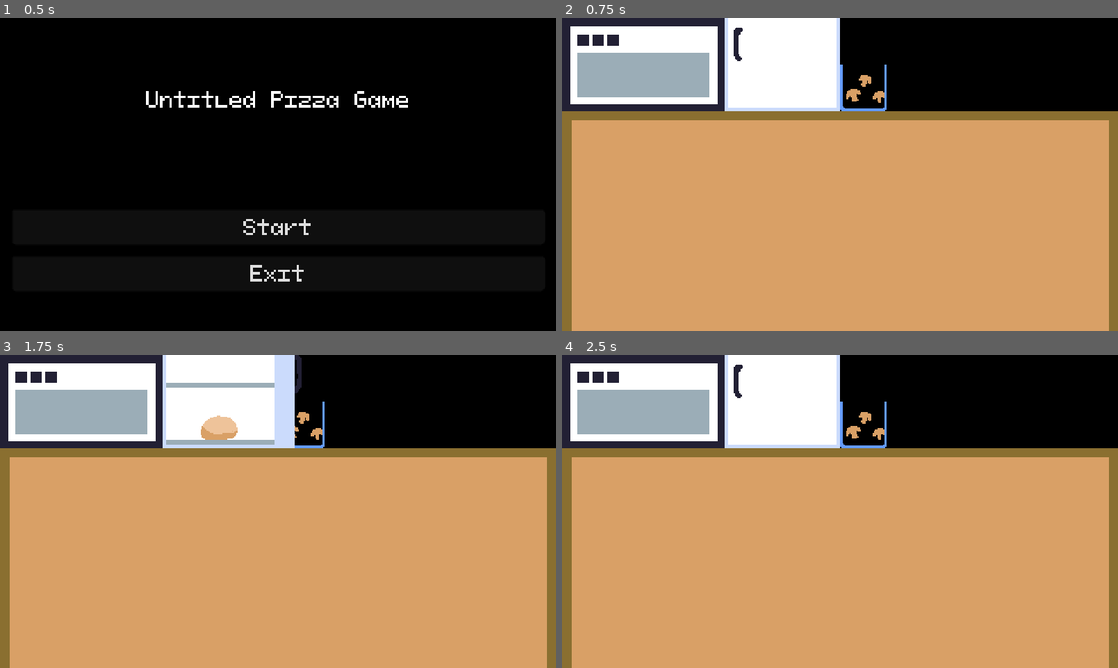
Above: before the commit, frames 1-4 (two rows, left to right).
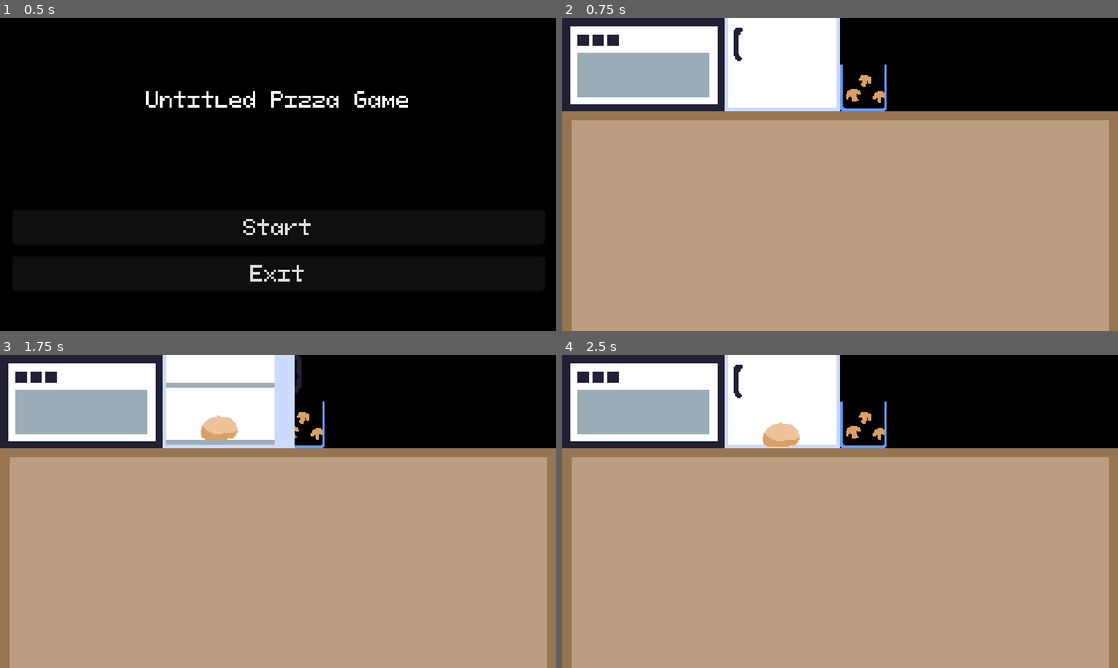
Above: after the commit, the same moments.

Repository: martindzejky/pizza-game
Game: Godot game, scene res://scenes/start.tscn
The game is run twice, just before and just after one commit, with the same random seed, the same clock (stepped at 60 frames per second) and the same inputs.
Inputs (mouse positions are in pixels of both pictures, inside the frame that each line leads up to):
- Up to frame 1 (0.5 s): no input
- Up to frame 2 (0.75 s): click "Start" at 0.5 s
- Up to frame 3 (1.75 s): tap Enter at 1.25 s; move the mouse to (233, 401) at 1.27 s; click (233, 401) at 1.42 s
- Up to frame 4 (2.5 s): tap Space at 2 s; move the mouse to (778, 426) at 2.02 s; click (778, 426) at 2.17 s

Frame 1 is identical in both runs. In frame 2, 70% of the frame differs, in the area x 0-100%, y 29-100%; in frame 3, 70%; in frame 4, 71%, in the area x 0-100%, y 21-100%.

Commit message:
pick and drop dough

Diff:
--- /dev/null
+++ b/autoload/hand.gd
@@ -0,0 +1,18 @@
+extends Node
+
+# stores global state about what is currently being carried in hand
+
+var carring: Node
+
+
+func pick(node: Node):
+    carring = node
+
+func drop():
+    # Wait for the next frame to drop the node. That is so in the current frame other nodes
+    # can react to the fact that the node is being dropped.
+    await get_tree().create_timer(0)
+    carring = null
+
+func isEmpty() -> bool:
+    return not carring
--- a/objects/dough/dough-fridge.gd
+++ b/objects/dough/dough-fridge.gd
@@ -1,9 +1,20 @@
 extends Node2D
 
 
+@export var doughObject: PackedScene
+
+
 func _onInputEvent(viewport: Node, event: InputEvent, shapeId: int) -> void:
-	if event is InputEventMouseButton:
-		if event.button_index == MOUSE_BUTTON_LEFT:
-				if !event.pressed:
-					viewport.set_input_as_handled()
-					queue_free()
+    if viewport.is_input_handled(): return
+    if not Hand.isEmpty(): return
+
+    if event is InputEventMouseButton:
+        if event.button_index == MOUSE_BUTTON_LEFT:
+                if not event.pressed:
+                    # destroy this object
+                    viewport.set_input_as_handled()
+                    queue_free()
+
+                    # spawn a new dough that is picked
+                    var dough = doughObject.instantiate()
+                    get_tree().call_group("table", "add_child", dough)
--- a/objects/dough/dough-fridge.tscn
+++ b/objects/dough/dough-fridge.tscn
@@ -1,13 +1,15 @@
-[gd_scene load_steps=4 format=3 uid="uid://b3hqp0hbr7y6r"]
+[gd_scene load_steps=5 format=3 uid="uid://b3hqp0hbr7y6r"]
 
 [ext_resource type="Texture2D" uid="uid://bjubtkw5ihv2n" path="res://sprites/dough.png" id="1_pxcur"]
 [ext_resource type="Script" path="res://objects/dough/dough-fridge.gd" id="1_w1jy1"]
+[ext_resource type="PackedScene" uid="uid://k3ssjquq313h" path="res://objects/dough/dough.tscn" id="2_2b4e1"]
 
 [sub_resource type="CircleShape2D" id="CircleShape2D_6rhnj"]
 radius = 17.0294
 
 [node name="dough-fridge" type="Node2D" groups=["dough", "dough-fridge"]]
 script = ExtResource("1_w1jy1")
+doughObject = ExtResource("2_2b4e1")
 
 [node name="sprite" type="Sprite2D" parent="."]
 texture = ExtResource("1_pxcur")
--- /dev/null
+++ b/objects/dough/dough.gd
@@ -0,0 +1,27 @@
+extends Pickable
+
+
+func _init() :
+    # start as picked because the dough is created by picking one from the fridge
+    isPicked = true
+
+
+func _onInputEvent(viewport: Node, event: InputEvent, shapeId: int) -> void:
+    if viewport.is_input_handled(): return
+
+    if event is InputEventMouseButton:
+        if event.button_index == MOUSE_BUTTON_LEFT:
+            if not event.pressed:
+                if isPicked:
+                    # drop the dough
+                    isPicked = false
+                    Hand.drop()
+
+                elif Hand.isEmpty():
+                    # pick the dough
+                    isPicked = true
+                    Hand.pick(self)
+
+                else:
+                    pass
+                    # TODO: interactions with other objects
--- a/objects/dough/dough.tscn
+++ b/objects/dough/dough.tscn
@@ -1,8 +1,20 @@
-[gd_scene load_steps=2 format=3 uid="uid://k3ssjquq313h"]
+[gd_scene load_steps=4 format=3 uid="uid://k3ssjquq313h"]
 
 [ext_resource type="Texture2D" uid="uid://bjubtkw5ihv2n" path="res://sprites/dough.png" id="1_pxcur"]
+[ext_resource type="Script" path="res://objects/dough/dough.gd" id="1_qr6cc"]
+
+[sub_resource type="CircleShape2D" id="CircleShape2D_dosf0"]
+radius = 23.0217
 
 [node name="dough-fridge" type="Node2D" groups=["dough"]]
+script = ExtResource("1_qr6cc")
 
 [node name="sprite" type="Sprite2D" parent="."]
 texture = ExtResource("1_pxcur")
+
+[node name="clickArea" type="Area2D" parent="."]
+
+[node name="shape" type="CollisionShape2D" parent="clickArea"]
+shape = SubResource("CircleShape2D_dosf0")
+
+[connection signal="input_event" from="clickArea" to="." method="_onInputEvent"]
--- a/objects/fridge/fridge.gd
+++ b/objects/fridge/fridge.gd
@@ -10,6 +10,7 @@
 
 func _onInputEvent(viewport: Node, event: InputEvent, shapeId: int) -> void:
     if viewport.is_input_handled(): return
+    if not Hand.isEmpty(): return
 
     if event is InputEventMouseButton:
         if event.button_index == MOUSE_BUTTON_LEFT:
@@ -33,5 +34,5 @@
     isOpen = false
     texture = closedSprite
 
-    for dough in get_tree().get_nodes_in_group("dough-fridge"):
-        dough.queue_free()
+    for node in get_tree().get_nodes_in_group("dough-fridge"):
+        node.queue_free()
--- a/project.godot
+++ b/project.godot
@@ -13,9 +13,15 @@
 "class": &"ExitBtnsssss",
 "language": &"GDScript",
 "path": "res://ui/exit-btn.gd"
+}, {
+"base": "Node2D",
+"class": &"Pickable",
+"language": &"GDScript",
+"path": "res://scripts/pickable.gd"
 }]
 _global_script_class_icons={
-"ExitBtnsssss": ""
+"ExitBtnsssss": "",
+"Pickable": ""
 }
 
 [application]
@@ -30,6 +36,7 @@
 [autoload]
 
 Randomizer="*res://autoload/randomizer.gd"
+Hand="*res://autoload/hand.gd"
 
 [display]
 
--- a/scenes/level.tscn
+++ b/scenes/level.tscn
@@ -12,6 +12,7 @@
 current = true
 
 [node name="top" type="Node2D" parent="."]
+z_index = -10
 
 [node name="oven" type="Sprite2D" parent="top"]
 texture = ExtResource("1_sdicm")
@@ -29,7 +30,7 @@
 texture = ExtResource("3_olhiv")
 centered = false
 
-[node name="table" type="Sprite2D" parent="."]
+[node name="table" type="Sprite2D" parent="." groups=["table"]]
 position = Vector2(0, 80)
 texture = ExtResource("3_7mybh")
 centered = false
--- /dev/null
+++ b/scripts/pickable.gd
@@ -0,0 +1,10 @@
+extends Node2D
+class_name Pickable
+
+
+@export var isPicked := false
+
+
+func _process(delta):
+    if isPicked:
+        global_position = get_global_mouse_position()
Binary file changed: sprites/table.png
